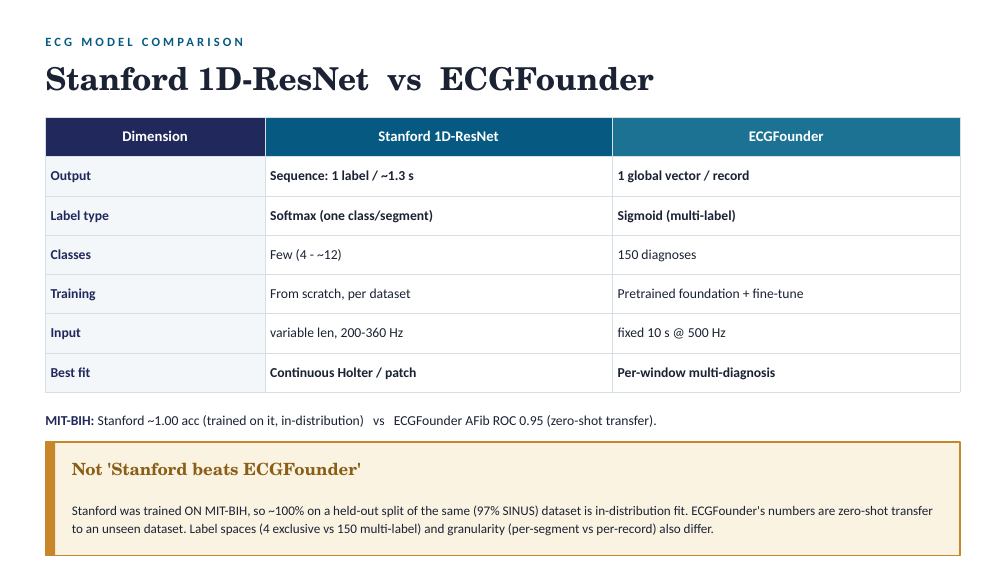
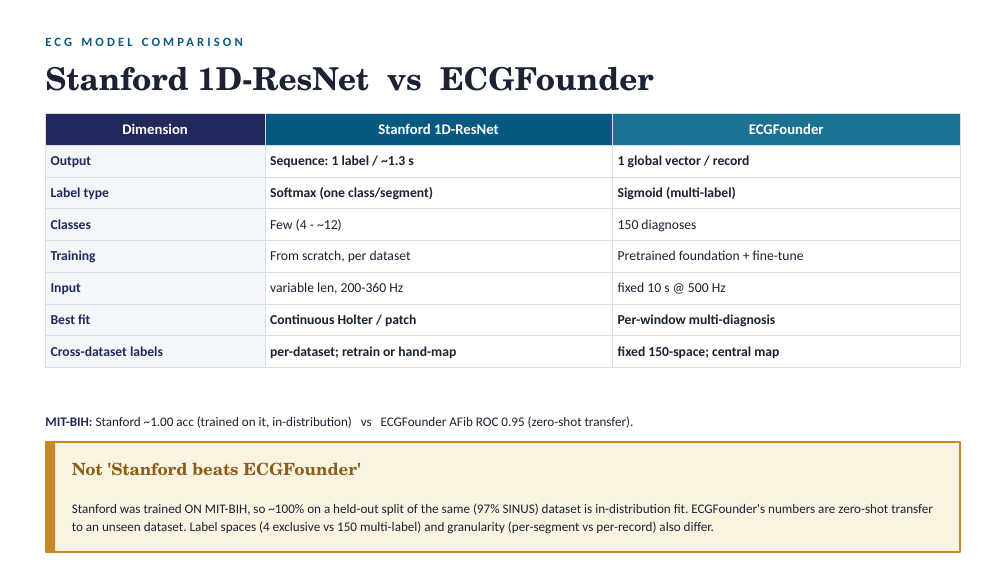
Before and after one commit to yuan842/ECGFounder, a slide deck: slide 1 of docs/Stanford_vs_ECGFounder_1page.pptx. Drawn at 1008x567 pixels with LibreOffice and Linux fonts; fonts in the diff are those of the drawing. Boxes give left, top, right and bottom in pixels: in the first picture for what was removed or moved away, otherwise in the second. Text is boxed around its words. In the diff, an @@ line names an element or a change of style, - is before the commit and + after.

```diff
--- a/docs/Stanford_vs_ECGFounder_1page.pptx
+++ b/docs/Stanford_vs_ECGFounder_1page.pptx
@@ table at (45, 113, 960, 362) @@
+row 8: Cross-dataset labels | per-dataset; retrain or hand-map | fixed 150-space; central map
@@ table: place and size @@
-table at (45, 117, 960, 384)
+table at (45, 113, 960, 362)
@@ text "MIT-BIH: Stanford ~1.00 acc (trained ..." at (45, 416, 634, 428): size 13 to 12.5 pt @@
@@ rectangle: place and size @@
-rectangle at (45, 442, 960, 556)
+rectangle at (45, 442, 960, 552)
@@ rectangle: place and size @@
-rectangle at (45, 442, 55, 556)
+rectangle at (45, 442, 55, 552)
```
Also in this commit, not shown: 3 other files.
